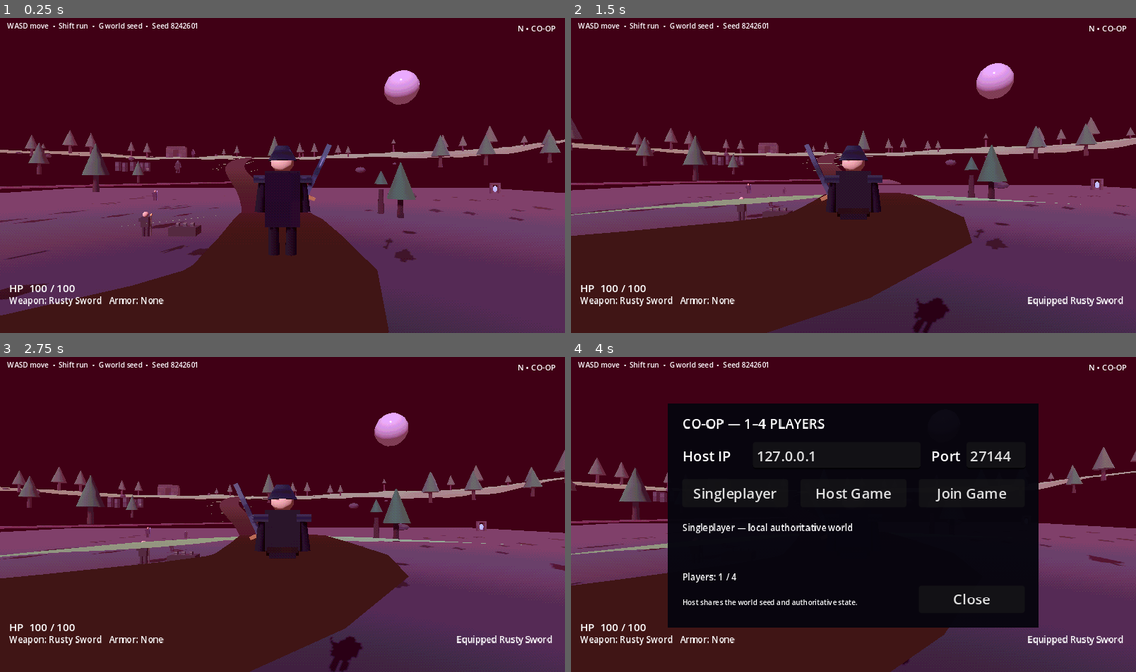
Above: before the commit, frames 1-4 (two rows, left to right).
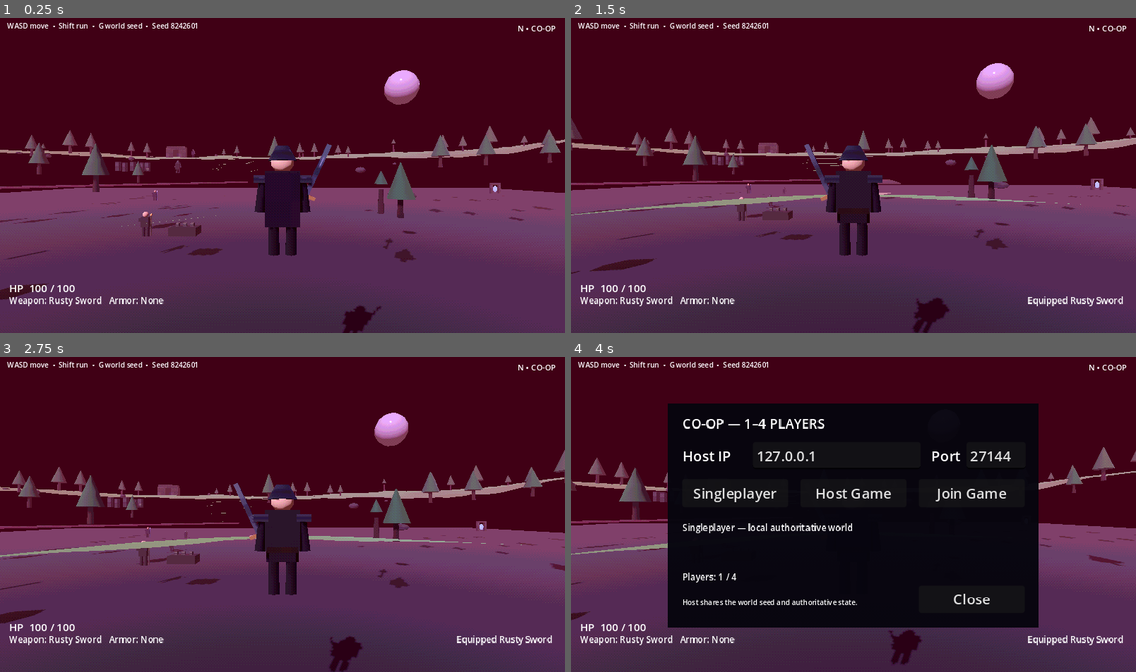
Above: after the commit, the same moments.

Repository: jasonjllind-cpu/aispel
Game: Godot game, scene res://main.tscn
Two runs of this game, one before a commit and one after it. Both use one fixed random seed, a clock stepped at 60 frames per second and the inputs below.
Inputs (mouse positions are in pixels of both pictures, inside the frame that each line leads up to):
- Up to frame 1 (0.25 s): no input
- Up to frame 2 (1.5 s): tap Enter at 0.5 s; move the mouse to (881, 172) at 0.52 s; press the mouse at (881, 172) at 0.53 s; hold W (move_forward) from 0.53 s (still down); tap Space (jump) at 0.77 s; move the mouse to (825, 175) at 1.27 s; release the mouse at (825, 175) at 1.28 s; tap R (equip_next) at 1.35 s
- Up to frame 3 (2.75 s): keep holding W (move_forward); tap Space (jump) at 1.52, 2 s; move the mouse to (293, 508) at 2.02 s; hold E (interact) from 2.03 s (still down)
- Up to frame 4 (4 s): keep holding W (move_forward); tap Enter at 2.75 s; move the mouse to (847, 517) at 2.77 s; release E (interact) at 2.78 s; tap Shift (sprint) at 2.85 s; tap Space (jump) at 3.02, 3.5, 3.77 s; move the mouse to (893, 517) at 3.52 s; tap N at 3.6 s

The runs differ from the first frame. In frame 1, 15% of the frame differs, in the area x 0-69%, y 44-100%; in frame 2, 21%; in frame 3, 22%, in the area x 0-73%, y 44-100%; in frame 4, 11%.

Commit message:
Keep the generated road narrow and hide its underside

Diff:
--- a/scripts/world/procedural_exploration_system.gd
+++ b/scripts/world/procedural_exploration_system.gd
@@ -198,7 +198,7 @@
 	var road_mesh := ArrayMesh.new()
 	road_mesh.add_surface_from_arrays(Mesh.PRIMITIVE_TRIANGLES, arrays)
 	var material := _mat(biome.get("road_color", Color("827760")), null, 1.0)
-	material.cull_mode = BaseMaterial3D.CULL_DISABLED
+	material.cull_mode = BaseMaterial3D.CULL_BACK
 	road_mesh.surface_set_material(0, material)
 
 	var road_root := Node3D.new()
@@ -224,7 +224,7 @@
 	var normals := PackedVector3Array()
 	var uvs := PackedVector2Array()
 	var indices := PackedInt32Array()
-	var half_width: float = 2.15
+	var half_width: float = 1.65
 	var cumulative_distance: float = 0.0
 	for index in range(road.size()):
 		var point: Vector3 = road[index]
